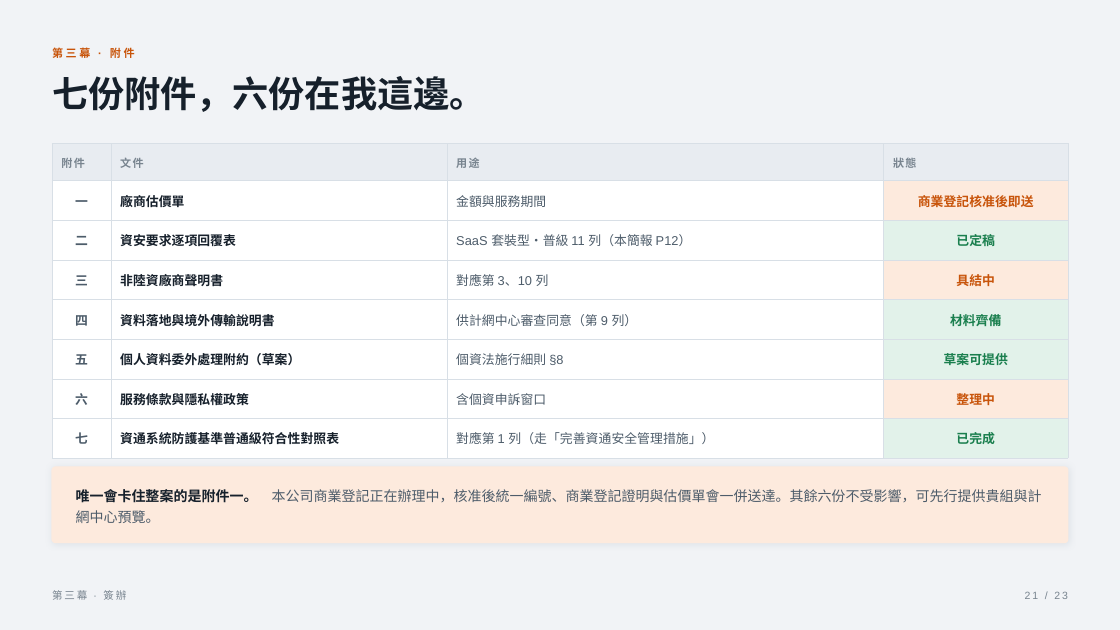
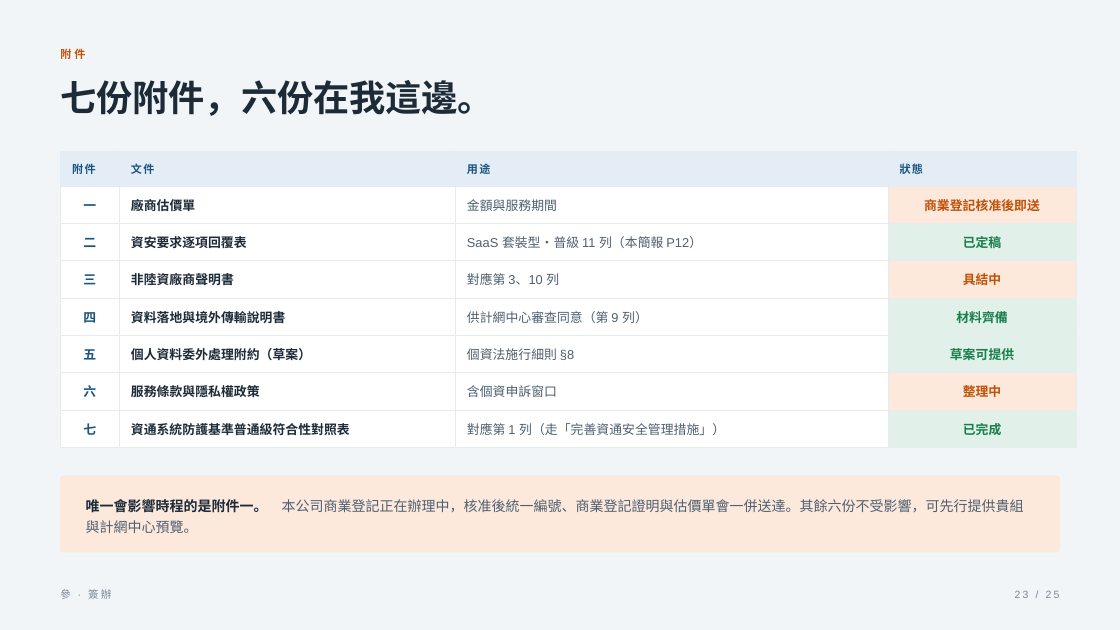
Before and after one commit to ryanxxhuang/PMIS, a slide deck: slide 23 of docs/pitch/組長簡報-產品資安與簽辦-2026-08-12.pptx (slide 21 before the commit). Drawn at 1120x630 pixels with LibreOffice and Linux fonts; fonts in the diff are those of the drawing. Boxes give left, top, right and bottom in pixels: in the first picture for what was removed or moved away, otherwise in the second. Text is boxed around its words. In the diff, an @@ line names an element or a change of style, - is before the commit and + after.

```diff
--- a/docs/pitch/組長簡報-產品資安與簽辦-2026-08-12.pptx
+++ b/docs/pitch/組長簡報-產品資安與簽辦-2026-08-12.pptx
@@ background #F1F3F6 to #F2F5F8 @@
@@ text at <box>60,47,85,62</box>: text changed; text colour #C8540A to #C05209 @@
-第三幕 · 附件
+附件
@@ text "七份附件，六份在我這邊。": place and size @@
-text "七份附件，六份在我這邊。" at <box>52,76,485,112</box>
+text "七份附件，六份在我這邊。" at <box>60,80,493,116</box>
@@ text "七份附件，六份在我這邊。" at <box>60,80,493,116</box>: text colour #16202B to #1D2B39 @@
@@ table at <box>60,151,1076,439</box> @@
@@ fill #E8ECF1 to #E4EDF5 in row 1 @@
@@ fill #FDEADD to #FCE9DC in 3 cells @@
@@ fill #E2F2EA to #E1F1E9 in 4 cells @@
@@ text colour #78848F to #1B5480 in "附件", "文件", "用途", "狀態" @@
@@ text colour #4D5C6A to #1B5480 in "一", "二", "三", "四" and 3 more places @@
@@ text colour #16202B to #1D2B39 in "廠商估價單", "資安要求逐項回覆表", "非陸資廠商聲明書", "資料落地與境外傳輸說明書" and 3 more places @@
@@ text colour #4D5C6A to #4E5F70 in "金額與服務期間", "SaaS 套裝型・普級 11 列（本簡報 P12）", "對應第 3、10 列", "供計網中心審查同意（第 9 列）" and 3 more places @@
@@ text colour #C8540A to #C05209 in "商業登記核准後即送", "具結中", "整理中" @@
@@ borders changed @@
@@ table: place and size @@
-table at <box>52,144,1068,448</box>
+table at <box>60,151,1076,439</box>
@@ rounded rectangle: place and size @@
-rounded rectangle at <box>52,467,1068,543</box>
+rounded rectangle at <box>60,476,1060,552</box>
@@ rounded rectangle at <box>60,476,1060,552</box>: fill #FDEADD to #FCE9DC; outline #FDEADD 1 pt to #FCE9DC 1 pt; shadow off; proportions changed @@
@@ text at <box>86,499,1024,533</box>: text changed; text colour #4D5C6A to #4E5F70 @@
-唯一會卡住整案的是附件一。 本公司商業登記正在辦理中，核准後統一編號、商業登記證明與估價單會一併送達。其餘六份不受影響，可先行提供貴組與計網中心預覽。
+唯一會影響時程的是附件一。 本公司商業登記正在辦理中，核准後統一編號、商業登記證明與估價單會一併送達。其餘六份不受影響，可先行提供貴組與計網中心預覽。
@@ text at <box>60,589,111,599</box>: text changed; text colour #78848F to #7A8794 @@
-第三幕 · 簽辦
+參 · 簽辦
@@ text at <box>1015,591,1060,598</box>: text changed; text colour #78848F to #7A8794 @@
-21 / 23
+23 / 25
```
Also in this commit, not shown: 19 other slides changed, 5 slides added, 3 slides removed, 5 other files.
